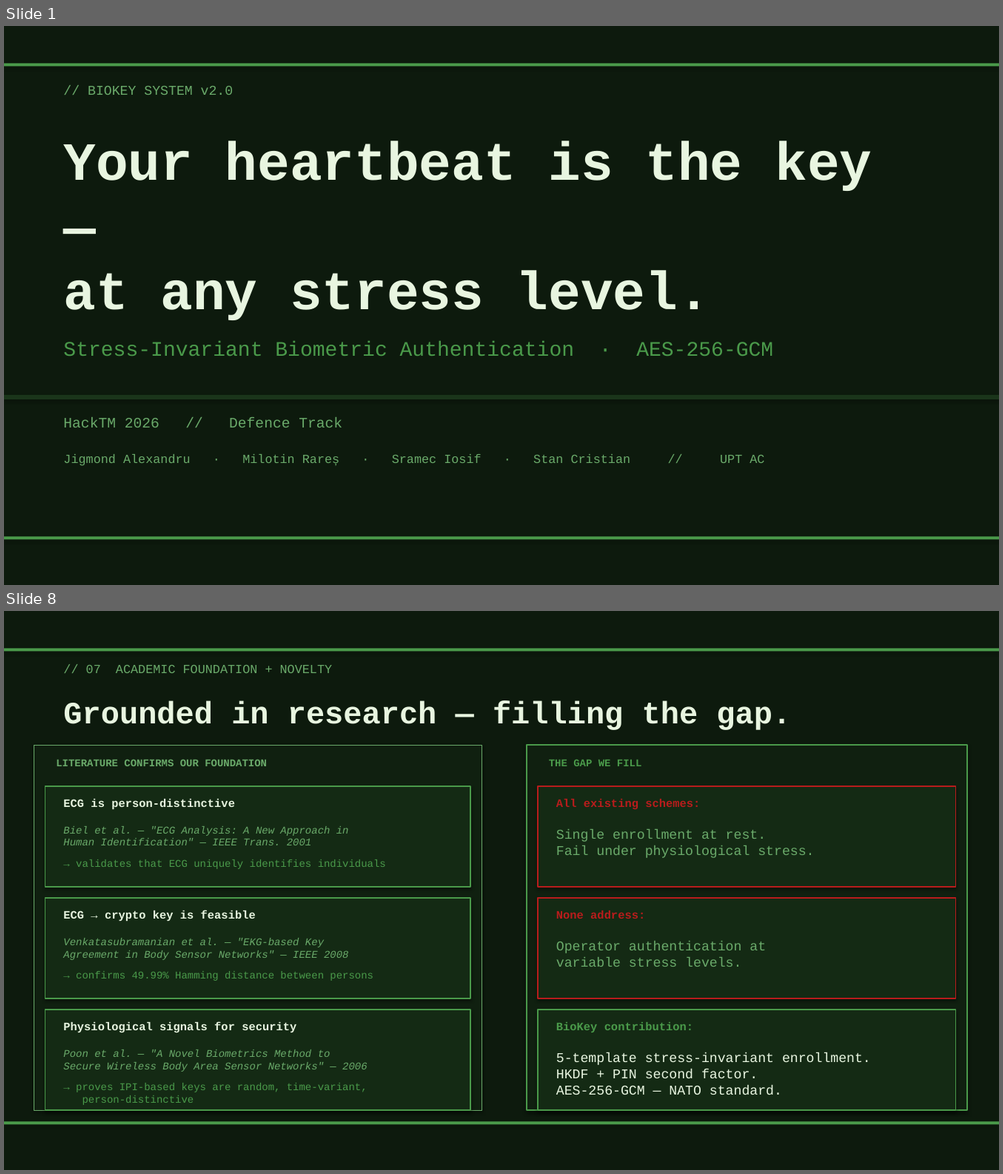
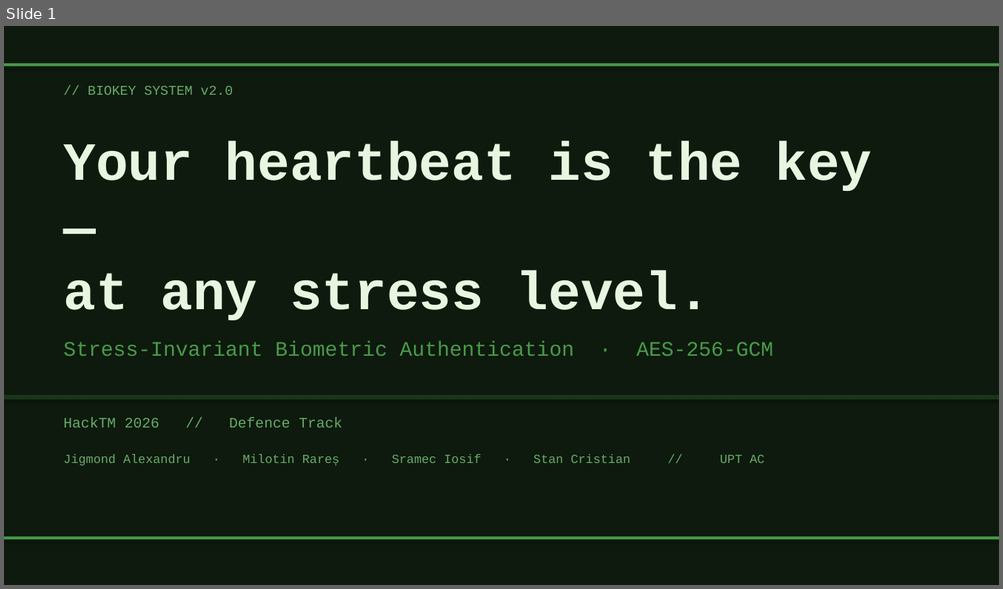
Before and after one commit to IosifSramec/biokey, a slide deck: BioKey_Presentation.pptx. Shown one above the other, each under a label of ours: slides 1 and 8 before the commit, slide 1 after it; the slides between them are not shown. The pictures are 1003x1174 and 1003x589 pixels, drawn with LibreOffice and Linux fonts; fonts in the diff are those of the drawing. Boxes give left, top, right and bottom in pixels: in the first picture for what was removed or moved away, otherwise in the second. Text is boxed around its words. In the diff, an @@ line names an element or a change of style, - is before the commit and + after.

```diff
--- a/BioKey_Presentation.pptx
+++ b/BioKey_Presentation.pptx
@@ slide 8 removed at [4,611,999,1170], background #0D1A0D @@
@@ rectangle removed at [4,648,999,651] @@
@@ text removed at [86,665,333,673] @@
-// 07 ACADEMIC FOUNDATION + NOVELTY
@@ text removed at [63,701,791,730] @@
-Grounded in research — filling the gap.
@@ rectangle removed at [34,745,481,1111] @@
@@ text removed at [56,759,267,766] @@
-LITERATURE CONFIRMS OUR FOUNDATION
@@ rectangle removed at [526,745,967,1111] @@
@@ text removed at [549,760,642,766] @@
-THE GAP WE FILL
@@ rectangle removed at [45,786,470,887] @@
@@ rectangle removed at [538,786,956,887] @@
@@ text removed at [63,799,235,809] @@
-ECG is person-distinctive
@@ text removed at [556,799,700,809] @@
-All existing schemes:
@@ text removed at [63,826,349,846] @@
-Biel et al. — "ECG Analysis: A New Approach in
-Human Identification" — IEEE Trans. 2001
@@ text removed at [556,829,814,858] @@
-Single enrollment at rest.
-Fail under physiological stress.
@@ text removed at [76,860,386,869] @@
-→ validates that ECG uniquely identifies individuals
@@ rectangle removed at [45,898,470,999] @@
@@ rectangle removed at [538,898,956,999] @@
@@ text removed at [63,911,256,921] @@
-ECG → crypto key is feasible
@@ text removed at [556,911,645,919] @@
-None address:
@@ text removed at [63,938,349,960] @@
-Venkatasubramanian et al. — "EKG-based Key
-Agreement in Body Sensor Networks" — IEEE 2008
@@ text removed at [556,941,765,967] @@
-Operator authentication at
-variable stress levels.
@@ text removed at [76,971,373,981] @@
-→ confirms 49.99% Hamming distance between persons
@@ rectangle removed at [45,1010,470,1111] @@
@@ rectangle removed at [538,1010,956,1111] @@
@@ text removed at [63,1022,296,1034] @@
-Physiological signals for security
@@ text removed at [556,1022,693,1033] @@
-BioKey contribution:
@@ text removed at [63,1050,367,1072] @@
-Poon et al. — "A Novel Biometrics Method to
-Secure Wireless Body Area Sensor Networks" — 2006
@@ text removed at [556,1054,871,1096] @@
-5-template stress-invariant enrollment.
-HKDF + PIN second factor.
-AES-256-GCM — NATO standard.
@@ text removed at [76,1083,367,1105] @@
-→ proves IPI-based keys are random, time-variant,
-person-distinctive
@@ rectangle removed at [4,1122,999,1125] @@
```
Also in this commit, not shown: 1 slide changed, 2 slides added, 7 other slides removed, 4 other files.
